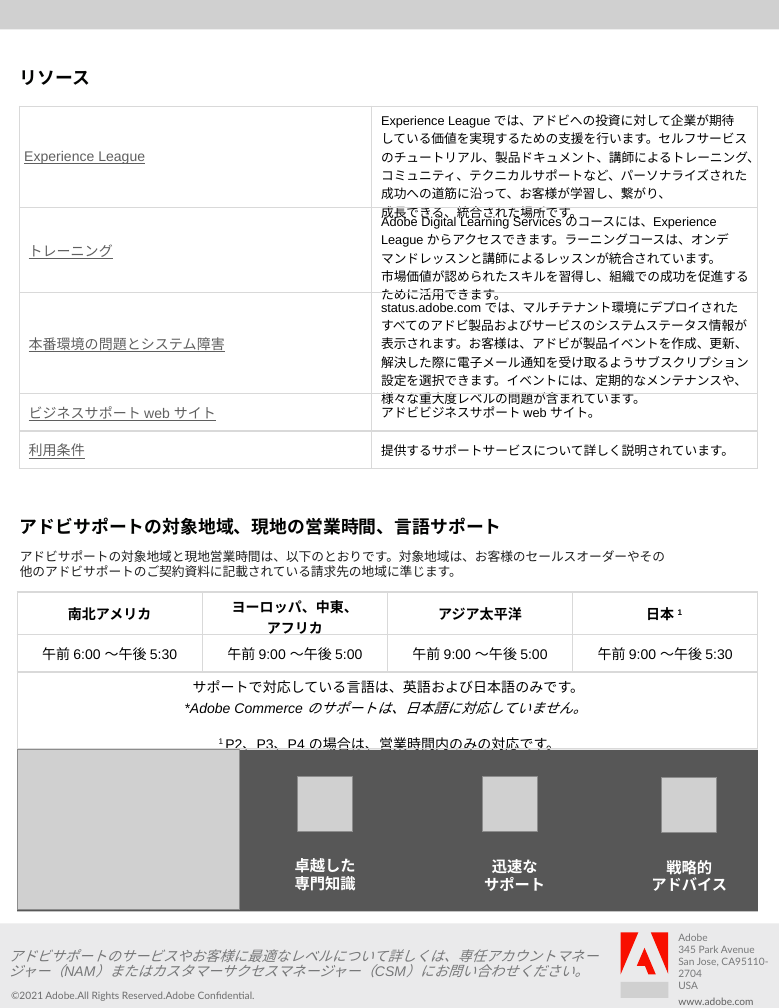
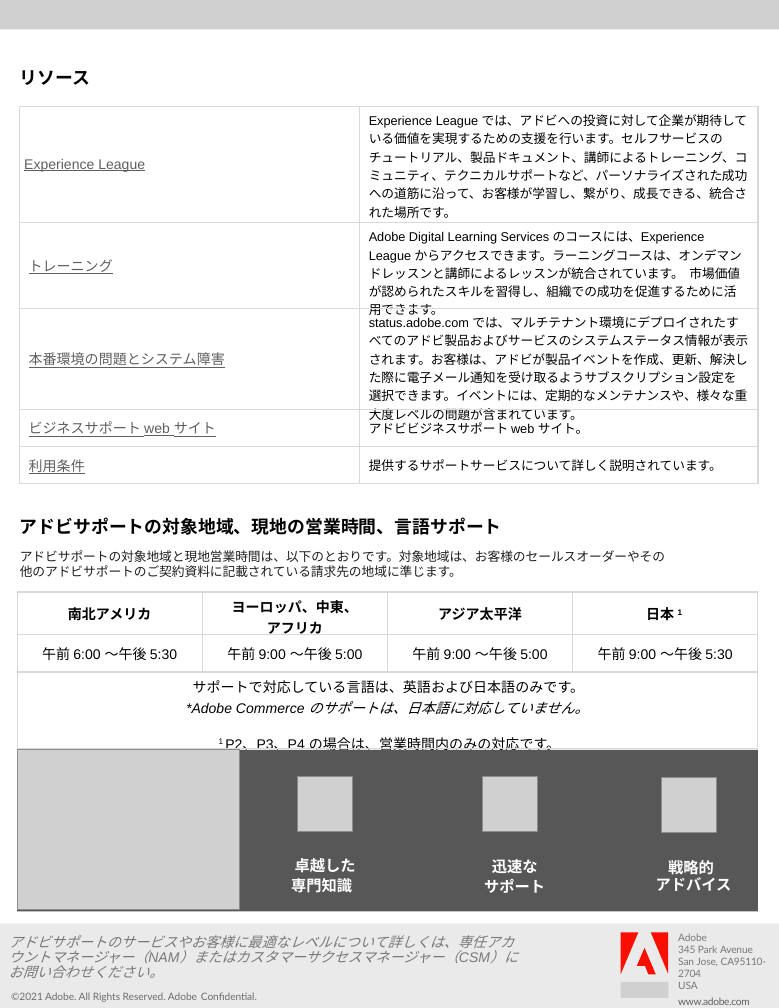
Before and after one commit to AdobeDocs/support-resources.ja-JP, a slide deck: slide 3 of help/data-sheets/assets/BusinessSupportDatasheet.pptx. Drawn at 779x1008 pixels with LibreOffice and Linux fonts; fonts in the diff are those of the drawing; grey boxes stand for pictures; background and template pictures are left out. Boxes give left, top, right and bottom in pixels: in the first picture for what was removed or moved away, otherwise in the second. Text is boxed around its words. In the diff, an @@ line names an element or a change of style, - is before the commit and + after.

```diff
--- a/help/data-sheets/assets/BusinessSupportDatasheet.pptx
+++ b/help/data-sheets/assets/BusinessSupportDatasheet.pptx
@@ table at <box>19,106,758,478</box> @@
-row 1, column 2: Experience League では、アドビへの投資に対して企業が期待 している価値を実現するための支援を行います。セルフサービスのチュートリアル、製品ドキュメント、講師によるトレーニング、コミュニティ、テクニカルサポートなど、パーソナライズされた成功への道筋に沿って、お客様が学習し、繋がり、 成長できる、統合された場所です。
+row 1, column 2: Experience League では、アドビへの投資に対して企業が期待して いる価値を実現するための支援を行います。セルフサービスのチュートリアル、製品ドキュメント、講師によるトレーニング、コミュニティ、テクニカルサポートなど、パーソナライズされた成功への道筋に沿って、お客様が学習し、繋がり、成長できる、統合された場所です。
-row 2, column 2: Adobe Digital Learning Services のコースには、Experience League からアクセスできます。ラーニングコースは、オンデ マンドレッスンと講師によるレッスンが統合されています。 市場価値が認められたスキルを習得し、組織での成功を促進するために活用できます。
+row 2, column 2: Adobe Digital Learning Services のコースには、Experience League からアクセスできます。ラーニングコースは、オンデマンドレッスンと講師によるレッスンが統合されています。 市場価値が認められたスキルを習得し、組織での成功を促進するために活用できます。
-row 3, column 2: status.adobe.com では、マルチテナント環境にデプロイされた すべてのアドビ製品およびサービスのシステムステータス情報が表示されます。お客様は、アドビが製品イベントを作成、更新、解決した際に電子メール通知を受け取るようサブスクリプション設定を選択できます。イベントには、定期的なメンテナンスや、様々な重大度レベルの問題が含まれています。
+row 3, column 2: status.adobe.com では、マルチテナント環境にデプロイされたすべてのアドビ製品およびサービスのシステムステータス情報が表示されます。お客様は、アドビが製品イベントを作成、更新、解決した際に電子メール通知を受け取るようサブスクリプション設定を選択できます。イベントには、定期的なメンテナンスや、様々な重大度レベルの問題が含まれています。
@@ text at <box>291,858,356,892</box>: text changed @@
-卓越した
-専門知識
+卓越した
+専門知識
@@ text at <box>484,859,545,893</box>: text changed @@
-迅速な
-サポート
+迅速な
+サポート
@@ text "戦略的 アドバイス" at <box>656,860,732,891</box>: indent changed @@
@@ text "アドビサポートのサービスやお客様に最適なレベルについて詳しくは、専任アカウントマネージャー（NAM）またはカスタマーサク ...": place and size @@
-text "アドビサポートのサービスやお客様に最適なレベルについて詳しくは、専任アカウントマネージャー（NAM）またはカスタマーサク ..." at <box>9,949,598,999</box>
+text "アドビサポートのサービスやお客様に最適なレベルについて詳しくは、専任アカウントマネージャー（NAM）またはカスタマーサク ..." at <box>9,935,518,1002</box>
@@ text "Adobe" at <box>678,933,766,1005</box>: letter spacing 0 to -0.1 pt in "Adobe", "345 Park Avenue", "San Jose,", "USA"; letter spacing 0 to -0.2 pt in "CA95110-2704", "www.adobe.com" @@
@@ text at <box>45,992,255,1002</box>: spaces changed @@
-©2021 Adobe.All Rights Reserved.Adobe Confidential.
+©2021 Adobe. All Rights Reserved. Adobe Confidential.
```
Also in this commit, not shown: 2 other slides changed, 7 other files.
